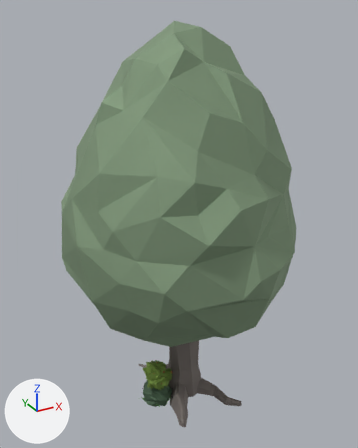
One commit to the FBX model Assets/Models/Ash.fbx: the scene before it, then after it.
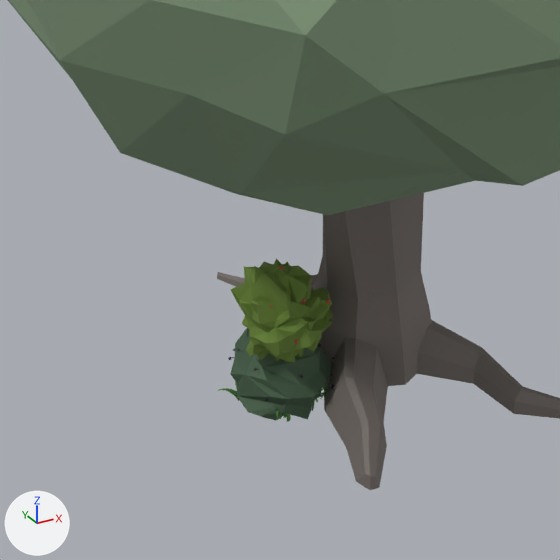
There are two pictures of each version: one whole from a camera (50 mm lens) standing at (-5.87, -12.22, 12.58) and looking at (1.11, 0.47, 6.23), one close up on the part from 21% to 67% of the width and 63% to 100% of the height. Lighting does not change. The marker at lower left points along +X, +Y and +Z. Where no turn or scale is listed for an object, it has been applied to the vertices.

In view in the first close-up: 'Bramble', 'group7_pasted__group5_pasted__pasted__group2_pasted__pa_1873054', 'pCylinder11', 'pCylinder2'.
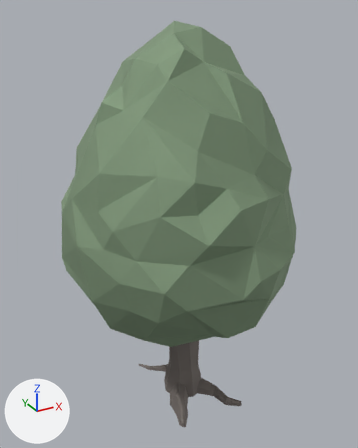
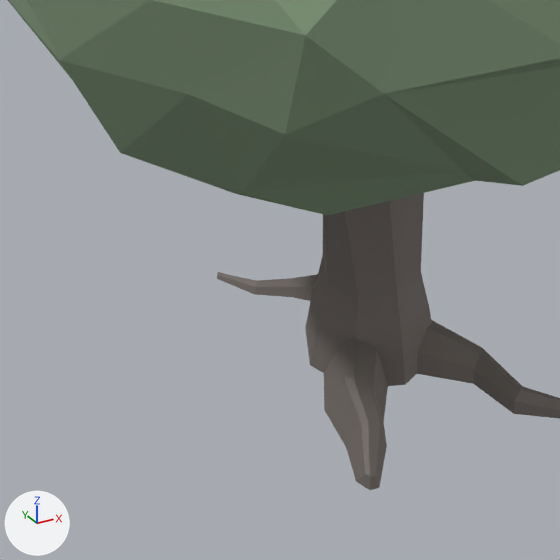
Where the newer file only moved an object's origin or applied its transform, the numbers keep the older frame.

Boxes [x1, y1, x2, y2] around the edits, measured in the close-ups (560 x 560 px):
'pCylinder2', deleted (green): before [230, 258, 333, 362]
    faces in mat_leaves_005 (green #708b3d): [230, 258, 333, 362]
'Bramble', deleted (green): before [228, 328, 334, 420]
    faces in mat_leaves_003 (dark green #506952): [230, 328, 332, 420]
'group7_pasted__group5_pasted__pasted__group2_pasted__pa_1873054', deleted: before [218, 381, 328, 422]

What changed in the scene script:
```text
Remove ob_bramble:
    ob_bramble = bpy.data.objects.new('Bramble', me_mesh_005)
    ob_bramble.location = (0.0, 0.05, 0.24)
Remove ob_pcylinder2:
    ob_pcylinder2 = bpy.data.objects.new('pCylinder2', me_mesh)
    ob_pcylinder2.location = (-0.01, 0.0, -0.09)
Remove ob_group7_pasted__group5_pasted__pasted__group2_pasted__pa_1873054:
    ob_group7_pasted__group5_pasted__pasted__group2_pasted__pa_1873054 = bpy.data.objects.new('group7_pasted__group5_pasted__pasted__group2_pasted__pa_1873054', me_mesh_006)
    ob_group7_pasted__group5_pasted__pasted__group2_pasted__pa_1873054.location = (0.01, 0.01, 0.06)
```
